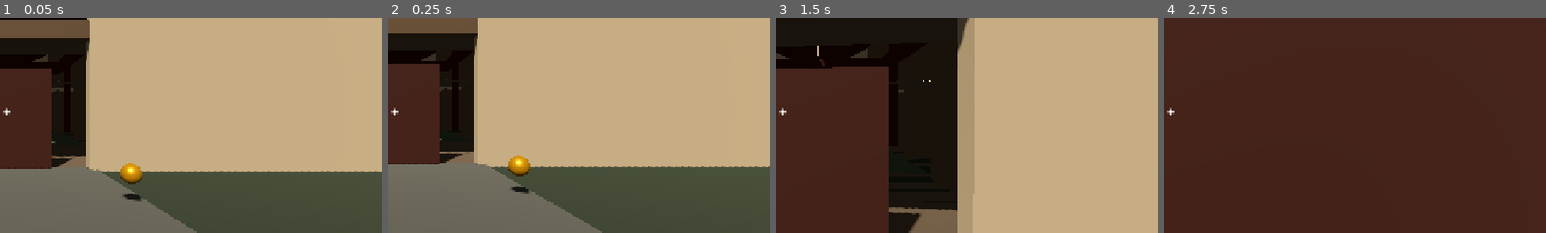
Above: before the commit, frames 1-4 (left to right).
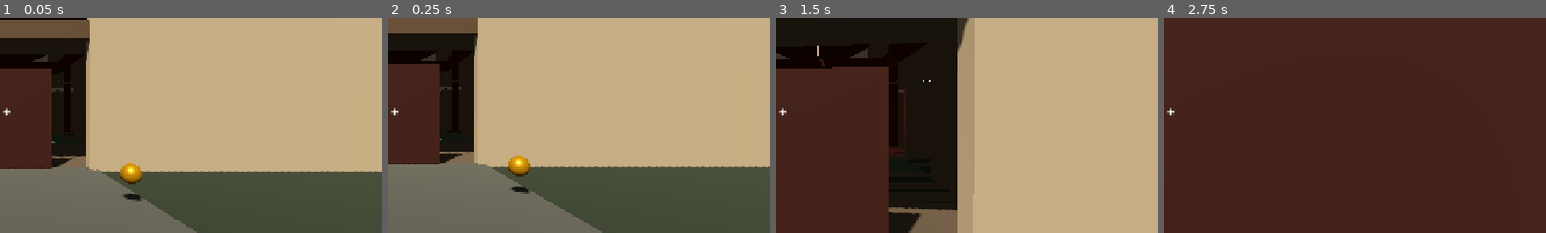
Above: after the commit, the same moments.

Repository: vickyb4816/WADAHORROR
Game: Godot game, scene res://main.tscn
Two runs of this game, one before a commit and one after it. Both use one fixed random seed, a clock stepped at 60 frames per second and the inputs below.
Inputs (mouse positions are % of the whole screen's width and height, from its top left):
- Up to frame 1 (0.05 s): no input
- Up to frame 2 (0.25 s): no input
- Up to frame 3 (1.5 s): tap Enter at 0.5 s; move the mouse to (55, 50) at 0.52 s; hold E (interact) 0.53-1.28 s; hold W (move_forward) from 0.53 s (still down); click (55, 50) at 0.67 s; tap Space (jump) at 0.77 s; move the mouse to (45, 50) at 1.27 s; tap E (interact) at 1.35 s
- Up to frame 4 (2.75 s): keep holding W (move_forward); tap Space (jump) at 1.52 s; move the mouse to (52, 48) at 2.02 s; hold E (interact) from 2.03 s (still down)
The pictures show only the part of the screen within x 49-99%, y 28-78%; the shares and areas given below are measured in that part.

The runs differ from the first frame. In frame 3, 0.2% of the frame differs, in the area x 29-34%, y 34-64%; in frame 4, nothing differs.

Commit message:
Add procedural Tatya Vinchu encounter and horror ambience to test slice

Diff:
--- a/scripts/main.gd
+++ b/scripts/main.gd
@@ -23,7 +23,9 @@
     _make_roof_silhouette()
     _make_entrance_key()
     _make_player()
-    print("Wada blockout loaded: two floors, central courtyard, 12 room zones and stair access.")
+    _make_tatya()
+    _start_horror_ambience()
+    print("Wada Horror test slice loaded: Laksha, entrance key, two-floor Wada, Tatya and horror ambience.")
 
 func _make_environment() -> void:
     var world := WorldEnvironment.new()
@@ -280,6 +282,85 @@
     collision.shape = shape
     body.add_child(collision)
 
+
+func _make_tatya() -> void:
+    var tatya := CharacterBody3D.new()
+    tatya.name = "TatyaVinchu"
+    tatya.position = Vector3(0, 0.12, -1.8)
+    tatya.set_script(load("res://scripts/tatya_hunter.gd"))
+    add_child(tatya)
+
+    var body_mesh := MeshInstance3D.new()
+    var robe := CylinderMesh.new()
+    robe.top_radius = 0.34
+    robe.bottom_radius = 0.72
+    robe.height = 1.75
+    body_mesh.mesh = robe
+    body_mesh.position.y = 1.02
+    body_mesh.material_override = _material(Color(0.055, 0.035, 0.045))
+    tatya.add_child(body_mesh)
+
+    var head := MeshInstance3D.new()
+    var head_shape := SphereMesh.new()
+    head_shape.radius = 0.48
+    head_shape.height = 0.9
+    head.mesh = head_shape
+    head.position = Vector3(0, 2.05, -0.02)
+    head.material_override = _material(Color(0.42, 0.31, 0.25))
+    tatya.add_child(head)
+
+    for side in [-1.0, 1.0]:
+        var eye := MeshInstance3D.new()
+        var eye_shape := SphereMesh.new()
+        eye_shape.radius = 0.075
+        eye_shape.height = 0.12
+        eye.mesh = eye_shape
+        eye.position = Vector3(side * 0.18, 2.12, -0.43)
+        eye.material_override = _material(Color(0.95, 0.025, 0.015), true)
+        tatya.add_child(eye)
+
+        var arm := MeshInstance3D.new()
+        var arm_shape := CylinderMesh.new()
+        arm_shape.top_radius = 0.10
+        arm_shape.bottom_radius = 0.14
+        arm_shape.height = 1.05
+        arm.mesh = arm_shape
+        arm.position = Vector3(side * 0.52, 1.15, 0)
+        arm.rotation.z = deg_to_rad(side * -18.0)
+        arm.material_override = _material(Color(0.12, 0.07, 0.065))
+        tatya.add_child(arm)
+
+    var red_glow := OmniLight3D.new()
+    red_glow.position = Vector3(0, 2.05, -0.65)
+    red_glow.light_color = Color(1.0, 0.025, 0.01)
+    red_glow.light_energy = 0.8
+    red_glow.omni_range = 3.5
+    tatya.add_child(red_glow)
+
+    var collision := CollisionShape3D.new()
+    var capsule := CapsuleShape3D.new()
+    capsule.radius = 0.48
+    capsule.height = 2.5
+    collision.shape = capsule
+    collision.position.y = 1.22
+    tatya.add_child(collision)
+
+    var patrol_nodes: Array[Node3D] = []
+    for i in range(4):
+        var point := Node3D.new()
+        point.name = "TatyaPatrolPoint_%d" % i
+        point.position = [Vector3(0, 0, -2), Vector3(5.5, 0, -2), Vector3(5.5, 0, 2), Vector3(-5.5, 0, 2)][i]
+        add_child(point)
+        patrol_nodes.append(point)
+    tatya.patrol_points = patrol_nodes
+    tatya.set_player(get_node("Laksha"))
+
+func _start_horror_ambience() -> void:
+    var ambience := Node.new()
+    ambience.name = "HorrorAmbience"
+    ambience.set_script(load("res://scripts/horror_ambience.gd"))
+    add_child(ambience)
+
 func _material(color: Color, metallic: bool = false) -> StandardMaterial3D:
     var key := color.to_html() + str(metallic)
     if materials.has(key):
